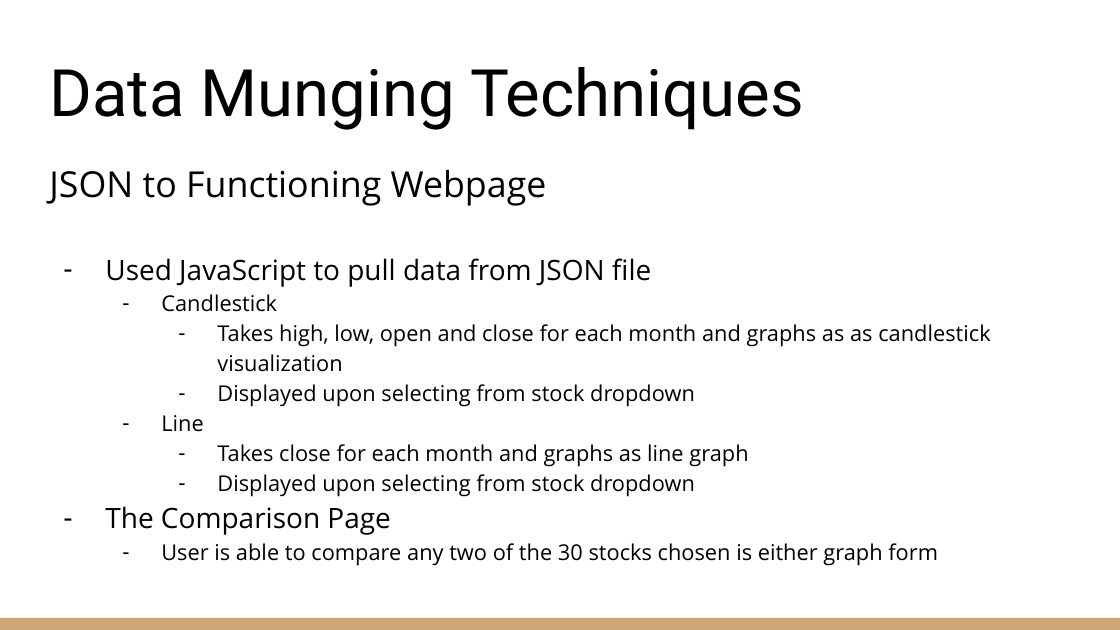
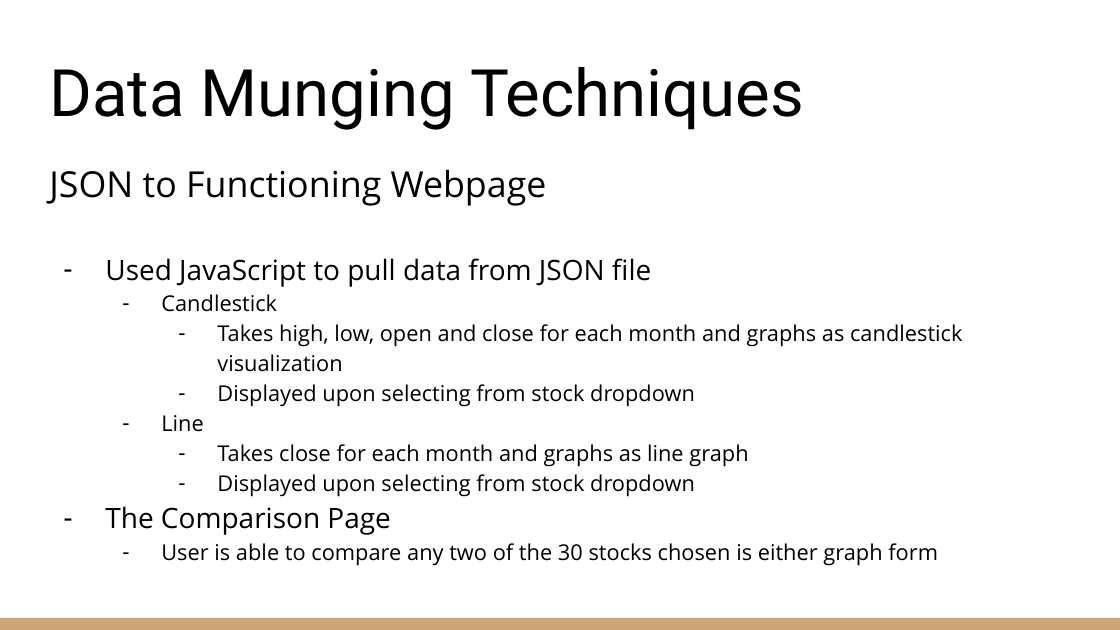
Before and after one commit to DataAnalyticsProject/StockMarketAnalysis, a slide deck: slide 6 of Stock Market Analysis.pptx. Drawn at 1120x630 pixels with LibreOffice and Linux fonts; fonts in the diff are those of the drawing; background and template pictures are left out. Boxes give left, top, right and bottom in pixels: in the first picture for what was removed or moved away, otherwise in the second. Text is boxed around its words. In the diff, an @@ line names an element or a change of style, - is before the commit and + after.

Commit message:
fixed typo

```diff
--- a/Stock Market Analysis.pptx
+++ b/Stock Market Analysis.pptx
@@ text at box(217, 324, 962, 372): text changed @@
-    – Takes high, low, open and close for each month and graphs as as candlestick visualization
+    – Takes high, low, open and close for each month and graphs as candlestick visualization
```
